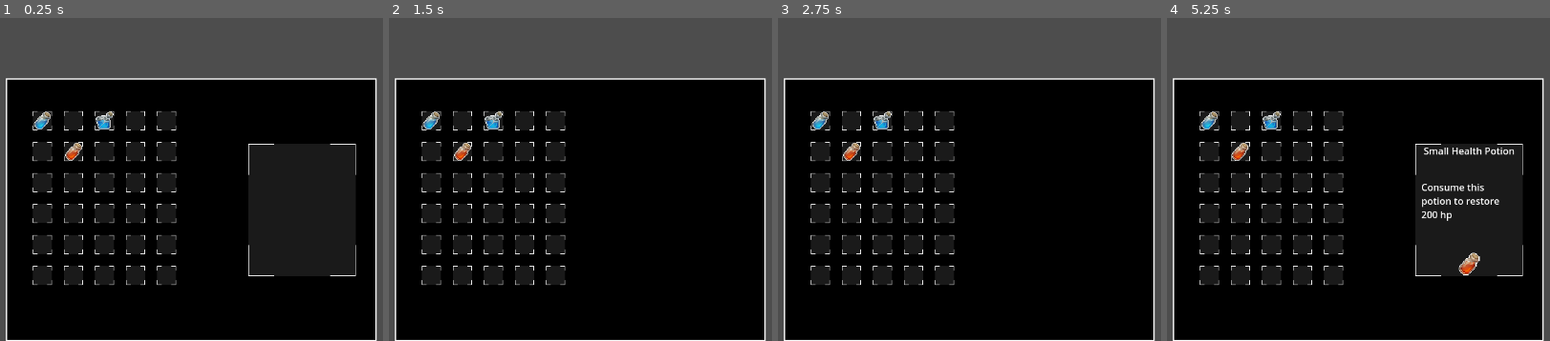
Above: before the commit, frames 1-4 (left to right).
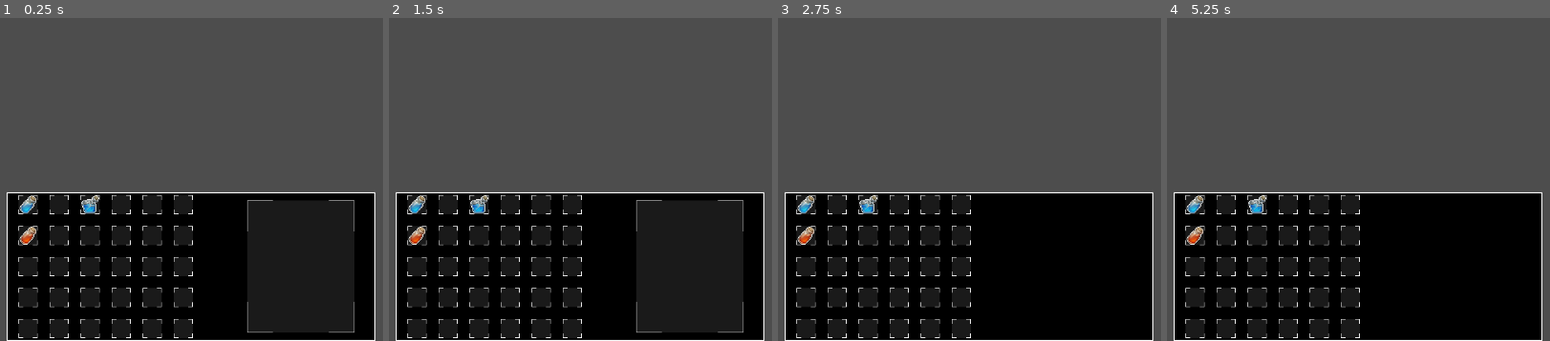
Above: after the commit, the same moments.

Repository: GreyberSojo/DungeonSupplyMaster
Game: Godot game, scene res://scenes/ui.tscn
The game is run twice, just before and just after one commit, with the same random seed, the same clock (stepped at 60 frames per second) and the same inputs. The project has no main scene, so this scene is started directly.
Inputs (mouse positions are in pixels of both pictures, inside the frame that each line leads up to):
- Up to frame 1 (0.25 s): no input
- Up to frame 2 (1.5 s): tap Enter at 0.5 s; drag from (431, 121) to (657, 30) at 0.52 s; drag from (461, 121) to (542, 211) at 1.27 s
- Up to frame 3 (2.75 s): tap Space at 2 s; move the mouse to (881, 121) at 2.02 s; click (881, 121) at 2.17 s
- Up to frame 4 (5.25 s): tap Enter at 2.75, 4.25 s; drag from (1301, 121) to (outside the picture) at 2.77 s; tap Space at 3.5, 5 s; drag from (1331, 121) to (1396, 127) at 3.52 s; drag from (1209, 150) to (1243, 18) at 4.27 s; move the mouse to (1239, 150) at 5.02 s; click (1239, 150) at 5.17 s

The runs differ from the first frame. In frame 1, 52% of the frame differs, in the area x 1-99%, y 18-100%; in frame 2, 58%; in frame 3, 47%; in frame 4, 54%.

Commit message:
Improve Inventore + Drag and Drop

Diff:
--- a/project.godot
+++ b/project.godot
@@ -16,8 +16,6 @@
 
 [autoload]
 
-Order_Manager="*res://scripts/Order_Manager.gd"
-InventoryManager="*res://scripts/Inventory_Manager.gd"
 DragManager="*res://scripts/DragManager.gd"
 
 [display]
--- a/scenes/ui.tscn
+++ b/scenes/ui.tscn
@@ -25,9 +25,9 @@
 anchor_top = 1.0
 anchor_right = 0.5
 anchor_bottom = 1.0
-offset_left = -310.5
-offset_top = -441.0
-offset_right = 310.5
+offset_left = -309.0
+offset_top = -250.0
+offset_right = 309.0
 grow_horizontal = 2
 grow_vertical = 0
 texture = ExtResource("1_11ws6")
@@ -41,14 +41,14 @@
 anchors_preset = 4
 anchor_top = 0.5
 anchor_bottom = 0.5
-offset_left = 44.5
-offset_top = -166.0
-offset_right = 448.5
-offset_bottom = 170.0
+offset_left = 20.0
+offset_top = -120.0
+offset_right = 312.0
+offset_bottom = 120.0
 grow_vertical = 2
 theme_override_constants/h_separation = 20
 theme_override_constants/v_separation = 20
-columns = 5
+columns = 6
 
 [node name="Slot" parent="Inventory/GridContainer" instance=ExtResource("2_neqqx")]
 layout_mode = 2
--- a/scripts/DragManager.gd
+++ b/scripts/DragManager.gd
@@ -1,8 +1,5 @@
 # drag_manager.gd
 extends Node
-
-signal drag_started
-signal drag_ended
 
 var is_dragging := false
 var dragged_item: Item
@@ -18,8 +15,6 @@
 	source_slot.icon.modulate.a = 0.3
 	# Crear preview
 	create_drag_preview()
-
-	emit_signal("drag_started")
 
 func create_drag_preview() -> void:
 	drag_preview = TextureRect.new()
@@ -52,7 +47,6 @@
 	if target_slot and target_slot != source_slot:
 		swap_items(target_slot)
 	source_slot.icon.modulate.a = 1.0
-	emit_signal("drag_ended")
 
 func get_target_slot() -> PanelContainer:
 	var mouse_pos := get_viewport().get_mouse_position()
